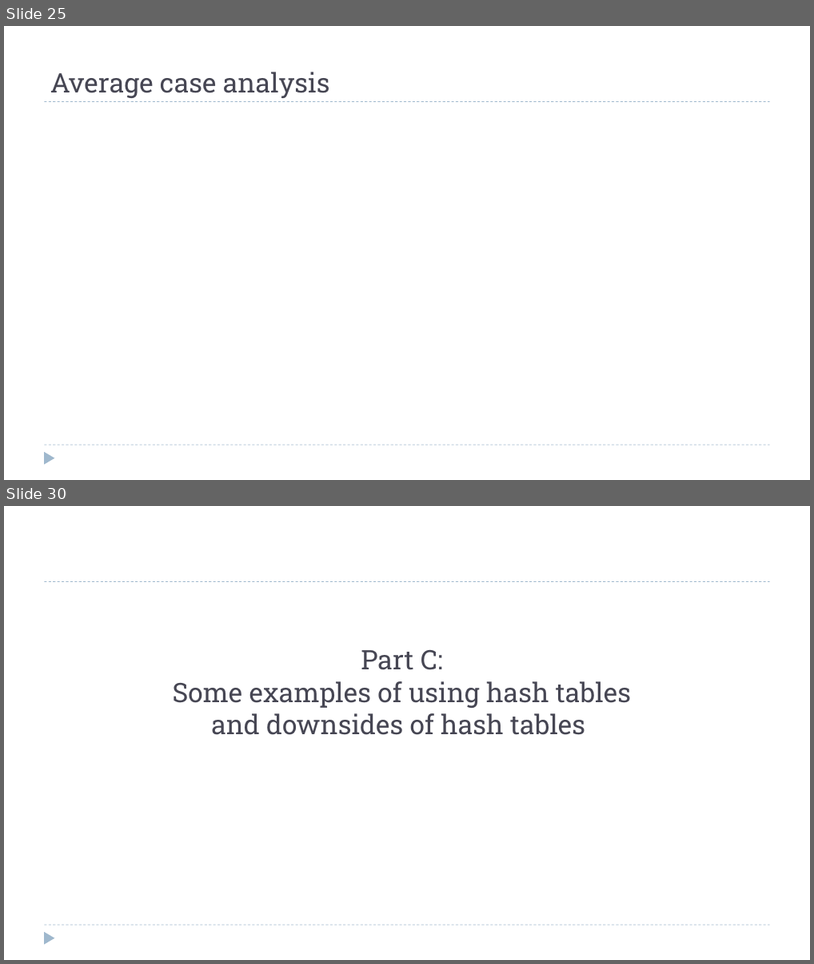
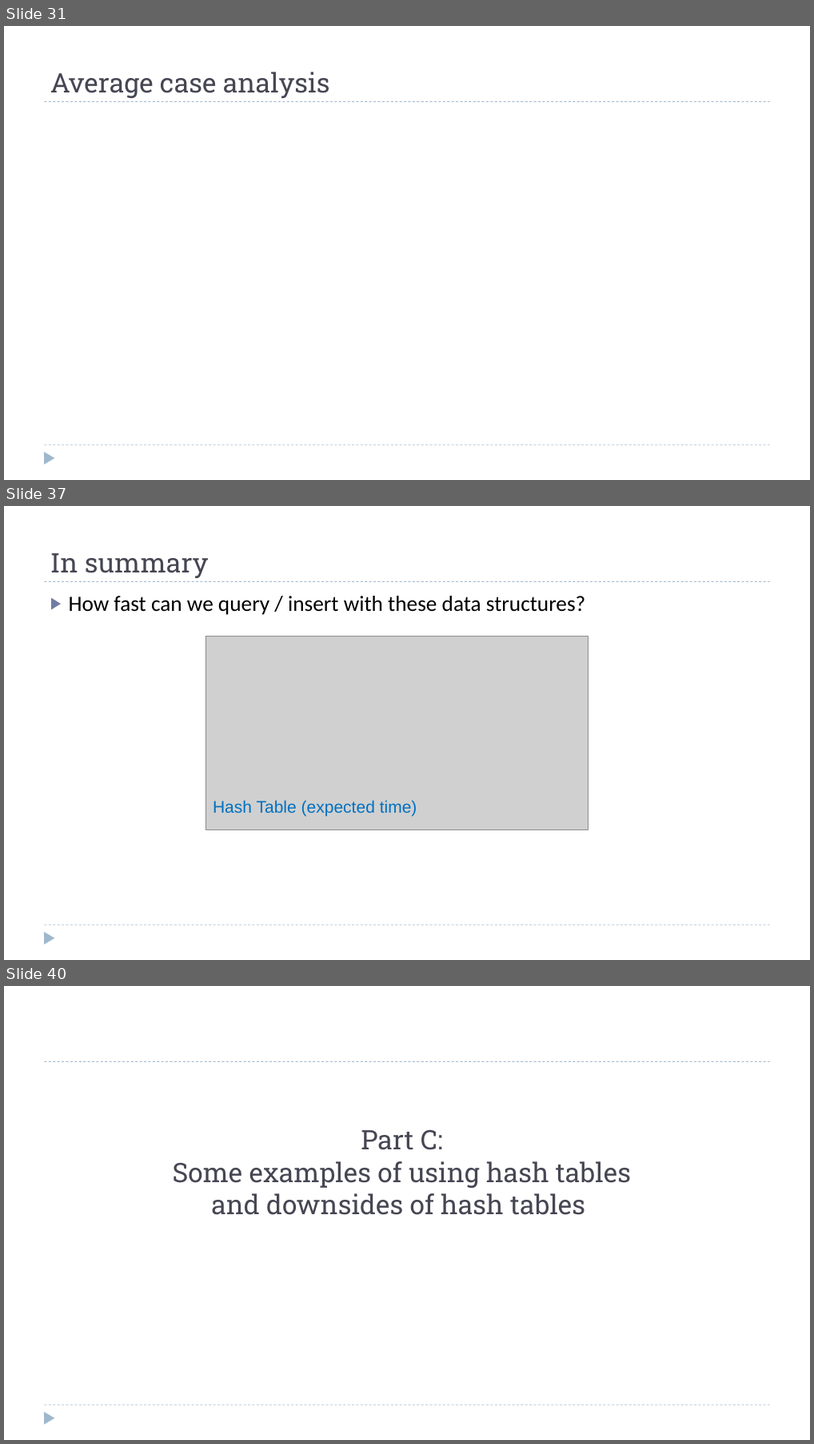
Before and after one commit to dsc-courses/dsc40b-2025-wi, a slide deck: materials/lectures/09-hashing/slides.pptx. Shown one above the other, each under a label of ours: slides 25 and 30 before the commit, slides 31, 37 and 40 after it; the slides between them are not shown. The pictures are 814x964 and 814x1444 pixels, drawn with LibreOffice and Linux fonts; fonts in the diff are those of the drawing; grey boxes stand for pictures. Boxes give left, top, right and bottom in pixels: in the first picture for what was removed or moved away, otherwise in the second. Text is boxed around its words. In the diff, an @@ line names an element or a change of style, - is before the commit and + after.

```diff
--- a/materials/lectures/09-hashing/slides.pptx
+++ b/materials/lectures/09-hashing/slides.pptx
@@ slide 37 added at (x1=4, y1=506, x2=810, y2=960), background #FFFFFF; not listed: 3 template elements that a slide beside it also shows @@
@@ title added at (x1=50, y1=553, x2=208, y2=578), 32 pt, text #464653 @@
+In summary
@@ text added at (x1=69, y1=596, x2=586, y2=615), 26 pt, text #000000 @@
+▶ How fast can we query / insert with these data structures?
@@ picture added at (x1=206, y1=636, x2=588, y2=830) @@
@@ text added at (x1=213, y1=800, x2=418, y2=816), 20 pt, text #0070C0 @@
+Hash Table (expected time)
@@ what was slide 25 is now slide 31 @@
@@ what was slide 30 is now slide 40 @@
```
Also in this commit, not shown: 6 slides changed, 11 other slides added, 1 slide removed, 20 other files.
